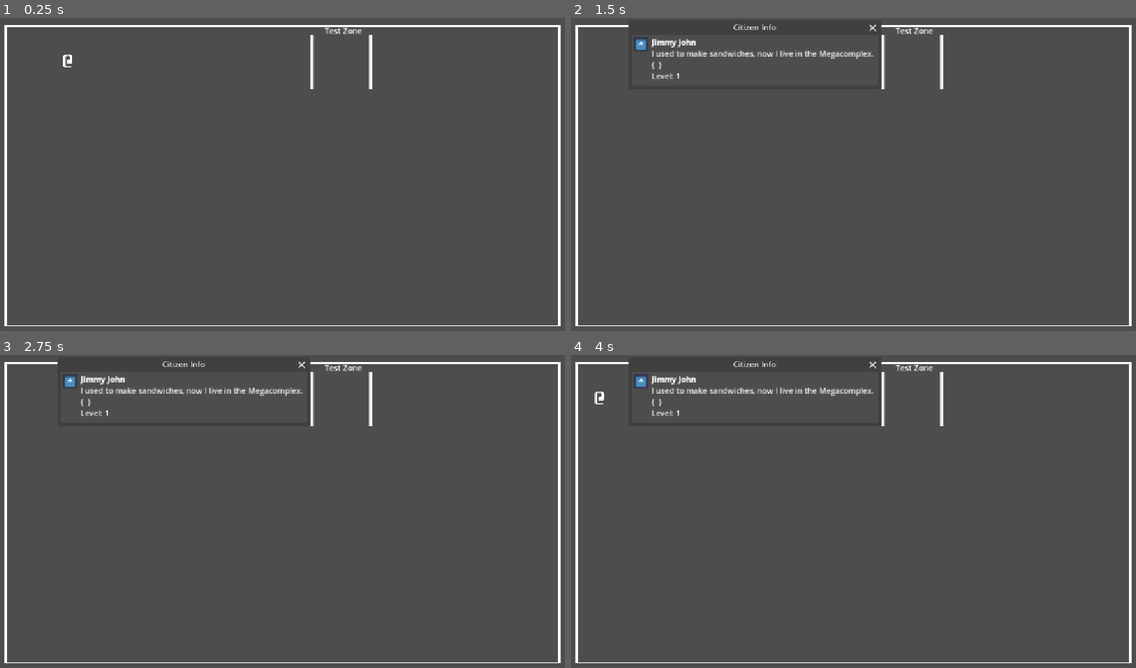
Above: before the commit, frames 1-4 (two rows, left to right).
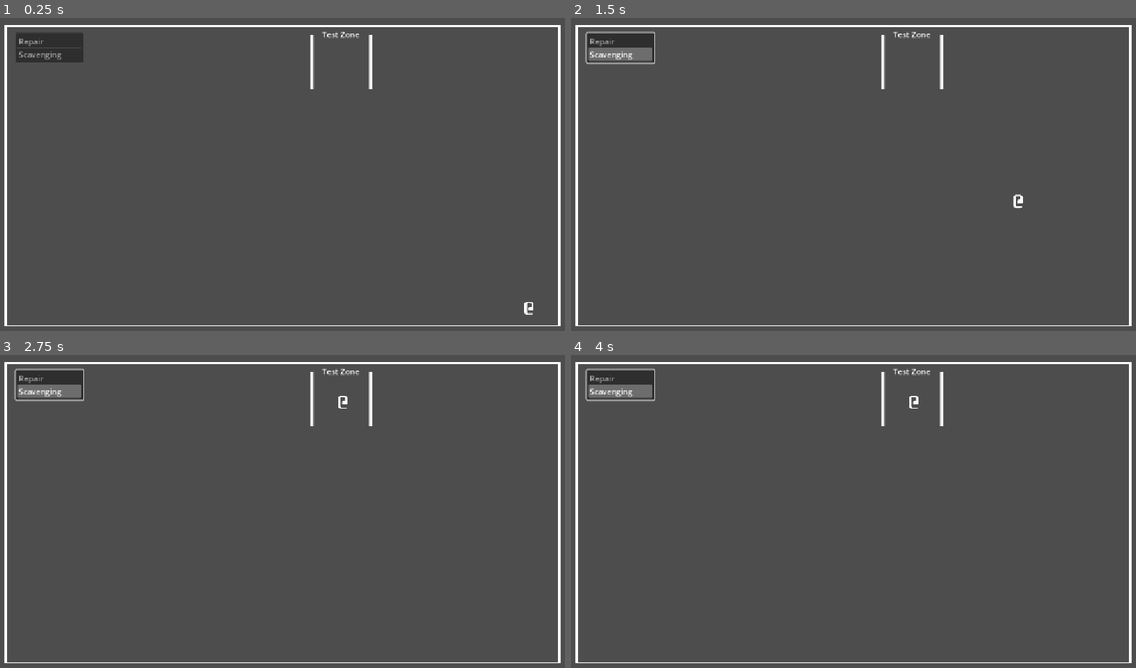
Above: after the commit, the same moments.

Repository: thompsonwill/megacomplex-testing-env
Game: Godot game, scene res://Colony_Sim_Basics/Colony_Sim_main.tscn
The game is run twice, just before and just after one commit, with the same random seed, the same clock (stepped at 60 frames per second) and the same inputs. The engine's default icon, where the game draws it, is replaced by a stand-in: a white triangle on a blue panel in a dark square.
Inputs (mouse positions are in pixels of both pictures, inside the frame that each line leads up to):
- Up to frame 1 (0.25 s): no input
- Up to frame 2 (1.5 s): tap Enter (ui_accept) at 0.5 s; drag from (638, 61) to (910, 105) at 0.52 s; drag from (740, 193) to (638, 61) at 1.27 s
- Up to frame 3 (2.75 s): move the mouse to (339, 442) at 2.02 s; hold Left (ui_left) from 2.03 s (still down); hold Right mouse button (right_mouse) from 2.03 s (still down); click (339, 442) at 2.17 s; tap Enter (ui_accept) at 2.3 s
- Up to frame 4 (4 s): release Left (ui_left) at 2.75 s; release Right mouse button (right_mouse) at 2.75 s; drag from (825, 577) to (684, 464) at 2.77 s; tap Enter (ui_accept) at 3.5, 3.77, 3.8 s; move the mouse to (1023, 561) at 3.52 s; press the mouse at (1023, 561) at 3.53 s; hold Right (ui_right) from 3.53 s (still down)

The runs differ from the first frame. In frame 1, 1.2% of the frame differs, in the area x 2-95%, y 3-95%; in frame 2, 2.3%; in frame 3, 2.3%; in frame 4, 2.3%, in the area x 2-64%, y 2-23%.

Commit message:
Suuper simple task queue and job selection.

Diff:
--- a/Colony_Sim_Basics/Characters/Colony_Citizen.tscn
+++ b/Colony_Sim_Basics/Characters/Colony_Citizen.tscn
@@ -3,7 +3,7 @@
 [ext_resource type="Script" uid="uid://txv5i8ywjmcq" path="res://Colony_Sim_Basics/Scripts/Colony_Citizen.gd" id="1_rrns0"]
 [ext_resource type="Texture2D" uid="uid://b5tkwauv1qqkk" path="res://Global_Assets/ascii-transparent-bg.png" id="2_k7kxi"]
 [ext_resource type="Texture2D" uid="uid://6t12amvywdfe" path="res://icon.svg" id="2_yy7u6"]
-[ext_resource type="Script" uid="uid://lswed050vdv8" path="res://Colony_Sim_Basics/Scripts/Col_Citizen_Data.gd" id="3_fwhen"]
+[ext_resource type="Script" uid="uid://lswed050vdv8" path="res://Colony_Sim_Basics/Scripts/CitizenData.gd" id="3_fwhen"]
 
 [sub_resource type="Resource" id="Resource_b5wea"]
 script = ExtResource("3_fwhen")
--- a/Colony_Sim_Basics/Colony_Sim_main.tscn
+++ b/Colony_Sim_Basics/Colony_Sim_main.tscn
@@ -1,8 +1,9 @@
-[gd_scene load_steps=4 format=4 uid="uid://dcqntuets8vqg"]
+[gd_scene load_steps=5 format=4 uid="uid://dcqntuets8vqg"]
 
 [ext_resource type="TileSet" uid="uid://b3d4xj4b331dx" path="res://Global_Assets/ASCII_Tileset.tres" id="1_c8tbi"]
 [ext_resource type="Script" uid="uid://cp7n7vxbufsny" path="res://Colony_Sim_Basics/Scripts/colony_main_scene.gd" id="1_ygomo"]
 [ext_resource type="PackedScene" uid="uid://bkwwic6jcwohs" path="res://Colony_Sim_Basics/Characters/Colony_Citizen.tscn" id="2_1kxar"]
+[ext_resource type="PackedScene" uid="uid://c46gwra83nau6" path="res://Colony_Sim_Basics/UI/JobScreen.tscn" id="4_5nnic"]
 
 [node name="ColonySimMain" type="Node2D"]
 script = ExtResource("1_ygomo")
@@ -16,11 +17,22 @@
 tile_set = ExtResource("1_c8tbi")
 
 [node name="Citizen" parent="." instance=ExtResource("2_1kxar")]
-position = Vector2(138, 88)
+position = Vector2(1079, 593)
 
-[node name="Label" type="Label" parent="."]
-offset_left = 662.0
-offset_top = 14.0
-offset_right = 737.0
-offset_bottom = 37.0
+[node name="Zone_Label" type="Label" parent="."]
+offset_left = 657.0
+offset_top = 22.0
+offset_right = 732.0
+offset_bottom = 45.0
 text = "Test Zone"
+
+[node name="JobScreen" parent="." instance=ExtResource("4_5nnic")]
+anchors_preset = 2
+anchor_top = 1.0
+anchor_right = 0.0
+offset_left = 32.0
+offset_top = 61.0
+offset_right = 32.0
+offset_bottom = 61.0
+grow_horizontal = 1
+grow_vertical = 0
--- a/Colony_Sim_Basics/Scripts/Colony_Citizen.gd
+++ b/Colony_Sim_Basics/Scripts/Colony_Citizen.gd
@@ -15,9 +15,31 @@
 var current_job: Dictionary = {}
 var health: int = 100
 var job_progress: float = 0.0 # Time spent on current task
+var is_working: bool = false
+var target_position
+var STOPPING_DISTANCE: int = 25
 ## End player state vars
 
+# Function to let NPC claim a job
+func _claim_new_job(job_data) -> void:
+
+	current_job = job_data
+	is_working = false # make sure we stop working when we move to the job location
+	target_position = job_data.location
+
+	# This is ugly, make this better
+	var citizen_name = attributes.name
+	var bio = attributes.bio
+	var level = attributes.base_stats["level"]
+	var full_profile = str("[b]", citizen_name, "[/b]", "\n", bio, "\n","Job: ", current_job['name'], "\n", "Level: ", level)
+	details_label.text = full_profile
+	# Just wrapping this shitty code in comments to remember to update it later
+
+
+	pass
+
 func _ready() -> void:
+	SimulationManager.job_selected.connect(_claim_new_job)
 	var citizen_name = attributes.name
 	var bio = attributes.bio
 	var level = attributes.base_stats["level"]
@@ -29,32 +51,41 @@
 	pass
 
 func _physics_process(delta: float) -> void:
-# Where we're going, we don't need gravity.
-	# Add the gravity.
-	#if not is_on_floor():
-		#velocity += get_gravity() * delta
+	## Start moving
+	if is_working:
+		job_progress += delta # ticking away the seconds for the job to be done
+		print("working working")
 
-	# Handle jump.
-	if Input.is_action_just_pressed("ui_accept") and is_on_floor():
-		velocity.y = JUMP_VELOCITY
+		if job_progress >= current_job.duration:
+			print('Job done!')
+			is_working = false # Finish job
+			SimulationManager.job_completed.emit(current_job.index)
 
-	# Get the input direction and handle the movement/deceleration.
-	# As good practice, you should replace UI actions with custom gameplay actions.
-	var direction := Input.get_axis("ui_left", "ui_right")
-	if direction:
-		velocity.x = direction * SPEED
+
+	if target_position != null:
+		var distance = global_position.distance_to(target_position)
+
+		if distance < STOPPING_DISTANCE:
+			velocity = Vector2.ZERO
+			target_position = null
+			print("Arrived at target location.")
+			is_working = true
+			print("NPC is now beginning work.")
+		else:
+			var direction = global_position.direction_to(target_position)
+			velocity = direction * SPEED
 	else:
-		velocity.x = move_toward(velocity.x, 0, SPEED)
-
+		# If not target, ensure velocity is zero
+		velocity = Vector2.ZERO
 	move_and_slide()
 
 
 # Show the citizen's details UI
 func _on_mouse_collider_mouse_entered() -> void:
-	print("inventory")
-	print(inventory)
-	print("bio: ", attributes.bio)
-	print("Health: ", health)
+	#print("inventory")
+	#print(inventory)
+	#print("bio: ", attributes.bio)
+	#print("Health: ", health)
 	pass # Replace with function body.
 
 # Hide the citizen's details UI
@@ -62,12 +93,10 @@
 	pass # Replace with function body.
 
 
+# Show and hide the citizen info UI
 func _on_mouse_collider_input_event(viewport: Node, event: InputEvent, shape_idx: int) -> void:
 	if event.is_action_pressed("left_mouse"):
 		info_window.visible = true
-	pass # Replace with function body.
-
 
 func _on_citizen_info_close_requested() -> void:
 	info_window.visible = false
-	pass # Replace with function body.
--- a/Colony_Sim_Basics/Scripts/SimulationManager.gd
+++ /dev/null
@@ -1,26 +0,0 @@
-extends Node
-
-## Main Game State Variables
-var global_oxygen_level: int = 100 # max 100, min 0 (that means we dead)
-var power_output: int = 10 #kw? whats a lot or a little? Who cares for now
-var resource_inventory: Dictionary = {} # ScrapMetal, WiringSpools, ProcessedData, etc.
-var job_queue: Array[Dictionary] = [{
-	"type": "Repair",
-	"location": Vector2i(0,0), # make sure you fill this in with the real zone
-	"duration": 5.0, # <-- add required work time (in seconds)
-	#"cost": {ScrapMetal: 1} <-- however many resources it costs to do this
-}]
-## End main game state variables
-
-# Called when the node enters the scene tree for the first time.
-func _ready() -> void:
-	print(global_oxygen_level)
-	print(power_output)
-	print(resource_inventory)
-	print(job_queue)
-	pass # Replace with function body.
-
-
-# Called every frame. 'delta' is the elapsed time since the previous frame.
-func _process(delta: float) -> void:
-	pass
--- /dev/null
+++ b/Colony_Sim_Basics/Scripts/State/SimulationManager.gd
@@ -0,0 +1,40 @@
+extends Node
+
+## Main Game State Variables
+var global_oxygen_level: int = 100 # max 100, min 0 (that means we dead)
+var power_output: int = 10 #kw? whats a lot or a little? Who cares for now
+var resource_inventory: Dictionary = {} # ScrapMetal, WiringSpools, ProcessedData, etc.
+
+var job_queue: Array[Dictionary] = [{
+	"type": "Repair",
+	"location": Vector2i(686,80), # make sure you fill this in with the real zone
+	"duration": 2.0, # <-- add required work time (in seconds)
+	#"cost": {ScrapMetal: 1} <-- however many resources it costs to do this
+},{
+	"type": "Scavenging",
+	"location": Vector2i(686,80), # make sure you fill this in with the real zone
+	"duration": 10.0, # <-- add required work time (in seconds)
+	#"cost": {ScrapMetal: 1} <-- however many resources it costs to do this
+}]
+## End main game state variables
+
+# Signals
+signal job_selected # fired from the job screen UI
+signal job_completed(index: int) # ensure we can update the jobs array when the job is done
+
+
+func _on_job_completed(index: int)-> void:
+	job_queue.remove_at(index) # nuke the finished job from the array
+	print("removing job from list ", index)
+	print(job_queue)
+	pass
+
+# Called when the node enters the scene tree for the first time.
+func _ready() -> void:
+	job_completed.connect(_on_job_completed)
+	pass # Replace with function body.
+
+
+# Called every frame. 'delta' is the elapsed time since the previous frame.
+func _process(delta: float) -> void:
+	pass
--- a/Colony_Sim_Basics/Scripts/colony_main_scene.gd
+++ b/Colony_Sim_Basics/Scripts/colony_main_scene.gd
@@ -3,7 +3,11 @@
 
 # Called when the node enters the scene tree for the first time.
 func _ready() -> void:
-	print("We are so in the colony baby")
+	#print("We are so in the colony baby")
+	#print(SimulationManager.global_oxygen_level)
+	#print(SimulationManager.power_output)
+	#print(SimulationManager.resource_inventory)
+	#print(SimulationManager.job_queue)
 	pass # Replace with function body.
 
 
--- /dev/null
+++ b/Colony_Sim_Basics/Scripts/job_screen_script.gd
@@ -0,0 +1,45 @@
+# Jobs Screen UI Component
+extends Control
+@export var jobs_list_component: ItemList
+var jobs_list: Array[Dictionary]
+
+#var job_queue: Array[Dictionary] = [{
+	#"type": "Repair",
+	#"location": Vector2i(0,0), # make sure you fill this in with the real zone
+	#"duration": 5.0, # <-- add required work time (in seconds)
+#}]
+
+# Called when the node enters the scene tree for the first time.
+# add_item(text: String, icon: Texture2D = null, selectable: bool = true)
+
+func _populate_list(index: int) -> void:
+	jobs_list_component.remove_item(index)
+
+
+func _ready() -> void:
+	jobs_list = SimulationManager.job_queue
+	var loop_index = 0
+	for job in jobs_list:
+		var job_type = job.type
+		var job_location = job.location
+		var job_duration = job.duration
+		jobs_list_component.add_item(job_type, null, true)
+		jobs_list_component.set_item_metadata(loop_index, {"location": job_location, "duration": job_duration})
+		loop_index += 1
+	SimulationManager.job_completed.connect(_populate_list)
+	pass # Replace with function body.
+
+
+# Called every frame. 'delta' is the elapsed time since the previous frame.
+func _process(delta: float) -> void:
+	pass
+
+
+func _on_jobs_list_item_clicked(index: int, at_position: Vector2, mouse_button_index: int) -> void:
+	var job_data = jobs_list_component.get_item_metadata(index)
+	var job_name = jobs_list_component.get_item_text(index)
+	job_data['name'] = job_name
+	job_data['index'] = index
+	SimulationManager.job_selected.emit(job_data)
+	#print(job_metadata)
+	pass # Replace with function body.
--- /dev/null
+++ b/Colony_Sim_Basics/UI/JobScreen.tscn
@@ -0,0 +1,27 @@
+[gd_scene load_steps=2 format=3 uid="uid://c46gwra83nau6"]
+
+[ext_resource type="Script" uid="uid://ckvciqstmvrre" path="res://Colony_Sim_Basics/Scripts/job_screen_script.gd" id="1_0t444"]
+
+[node name="JobScreen" type="Control" node_paths=PackedStringArray("jobs_list_component")]
+layout_mode = 3
+anchors_preset = 15
+anchor_right = 1.0
+anchor_bottom = 1.0
+grow_horizontal = 2
+grow_vertical = 2
+script = ExtResource("1_0t444")
+jobs_list_component = NodePath("Job_List_Container/Jobs_List")
+
+[node name="Job_List_Container" type="VBoxContainer" parent="."]
+layout_mode = 1
+anchors_preset = 9
+anchor_bottom = 1.0
+offset_right = 138.0
+grow_vertical = 2
+
+[node name="Jobs_List" type="ItemList" parent="Job_List_Container"]
+layout_mode = 2
+auto_width = true
+auto_height = true
+
+[connection signal="item_clicked" from="Job_List_Container/Jobs_List" to="." method="_on_jobs_list_item_clicked"]
--- a/project.godot
+++ b/project.godot
@@ -17,7 +17,7 @@
 
 [autoload]
 
-SimulationManager="*res://Colony_Sim_Basics/Scripts/SimulationManager.gd"
+SimulationManager="*res://Colony_Sim_Basics/Scripts/State/SimulationManager.gd"
 
 [display]
 
Renamed: Colony_Sim_Basics/Scripts/Col_Citizen_Data.gd -> Colony_Sim_Basics/Scripts/CitizenData.gd
Renamed: Colony_Sim_Basics/Scripts/Col_Citizen_Data.gd.uid -> Colony_Sim_Basics/Scripts/CitizenData.gd.uid
Renamed: Colony_Sim_Basics/Scripts/SimulationManager.gd.uid -> Colony_Sim_Basics/Scripts/State/SimulationManager.gd.uid
Not shown, added: Colony_Sim_Basics/Scripts/job_screen_script.gd.uid
